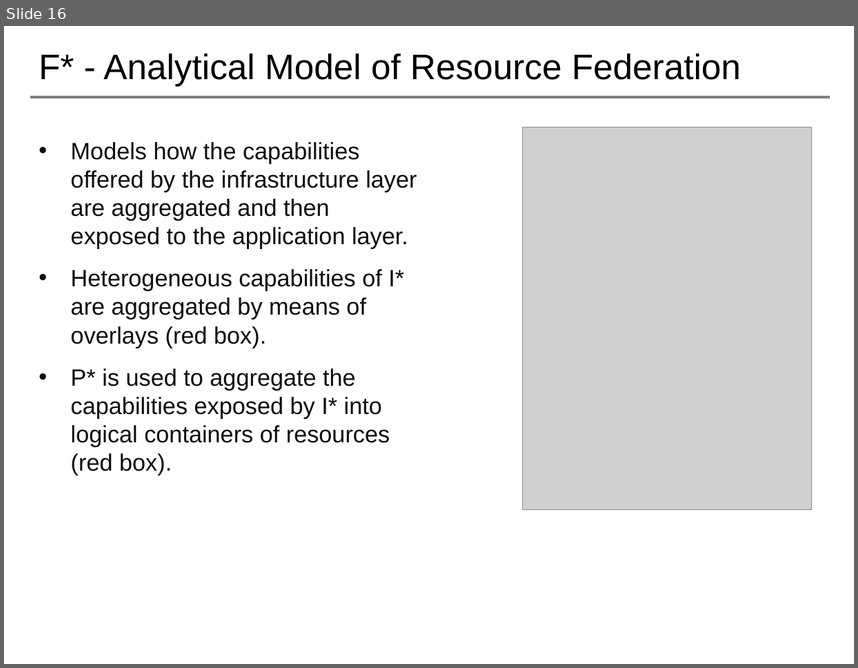
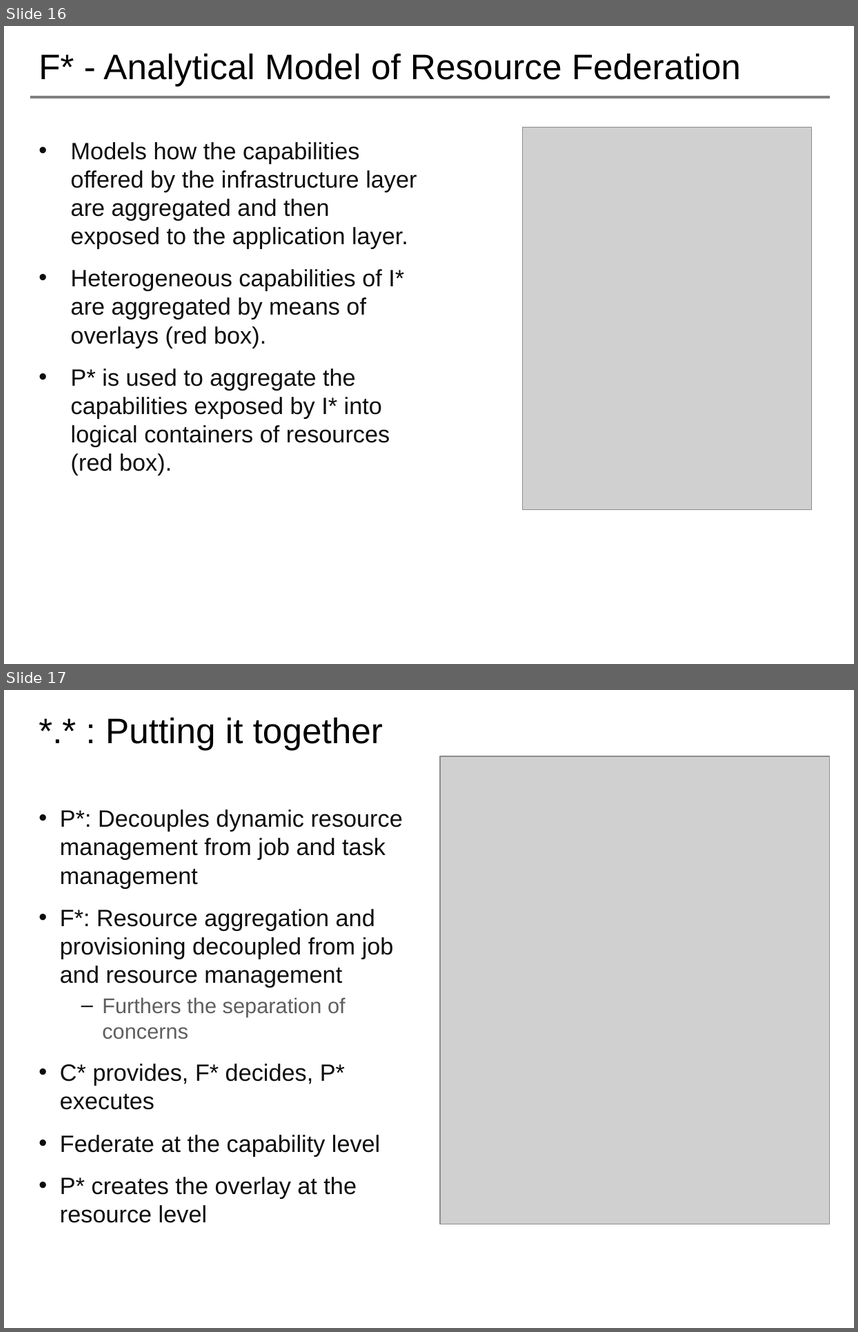
Before and after one commit to saga-project/NGMW, a slide deck: presentations/radical-modsim.pptx. Shown one above the other, each under a label of ours: slide 16 before the commit, slides 16 and 17 after it. The pictures are 858x668 and 858x1332 pixels, drawn with LibreOffice and Linux fonts; fonts in the diff are those of the drawing; grey boxes stand for pictures; background and template pictures are left out. Boxes give left, top, right and bottom in pixels: in the first picture for what was removed or moved away, otherwise in the second. Text is boxed around its words. In the diff, an @@ line names an element or a change of style, - is before the commit and + after.

```diff
--- a/presentations/radical-modsim.pptx
+++ b/presentations/radical-modsim.pptx
@@ slide 17 added at [4,690,854,1328], background #FFFFFF @@
@@ title added at [105,717,383,750], 30 pt, text #000000 @@
+*.* : Putting it together
@@ picture added at [440,756,829,1224] @@
@@ text added at [60,809,403,1223], 20 pt, text #0D0D0D @@
+• P*: Decouples dynamic resource management from job and task management
+• F*: Resource aggregation and provisioning decoupled from job and resource management
+  – Furthers the separation of concerns
+• C* provides, F* decides, P* executes
+• Federate at the capability level
+• P* creates the overlay at the resource level
```
Also in this commit, not shown: 6 slides changed, 4 other slides added, 1 slide removed, 1 other file.
